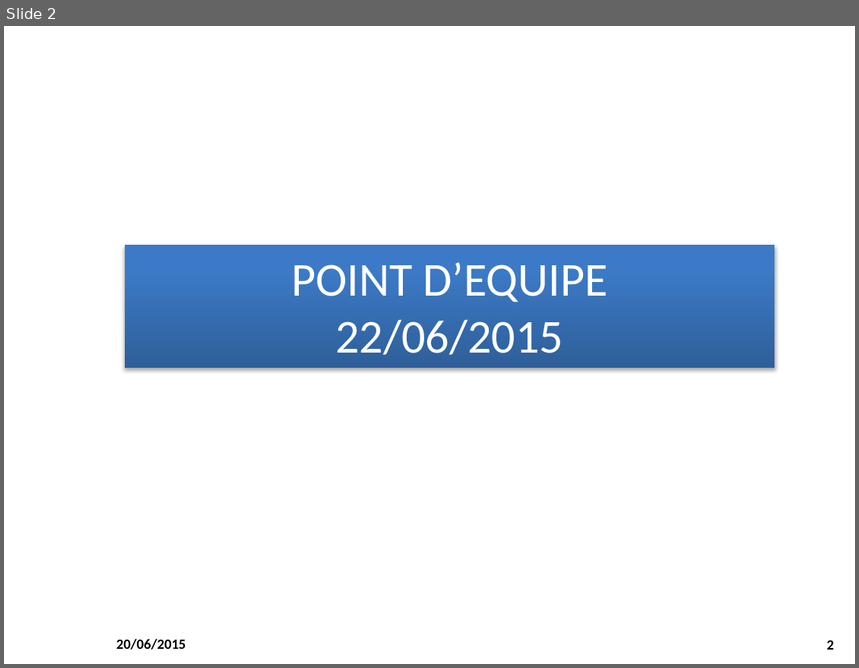
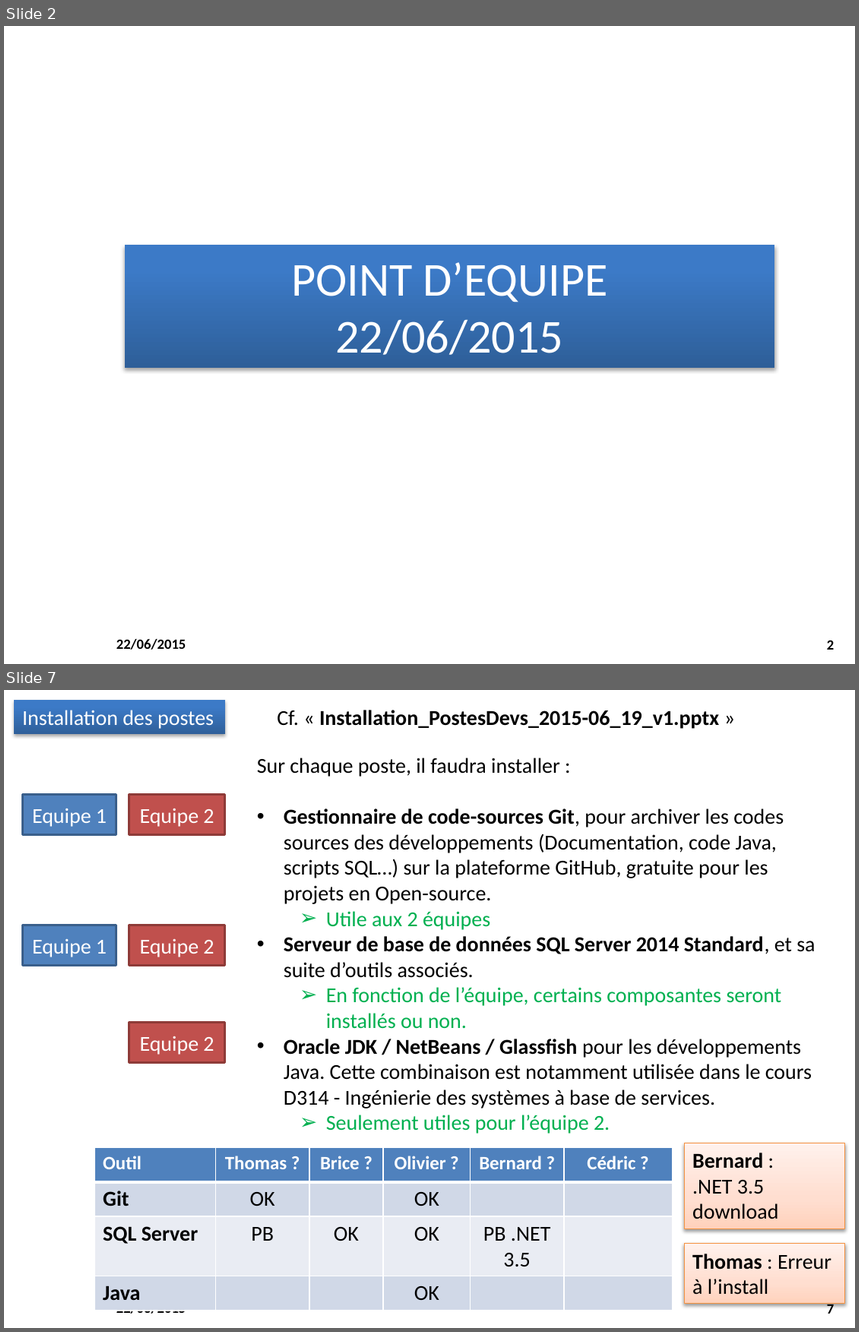
Before and after one commit to M2SIID-ODE/Projet_ODE, a slide deck: Documentation/4 - Suivi projet/Point_Equipe_2015-06_22.pptx. Shown one above the other, each under a label of ours: slide 2 before the commit, slides 2 and 7 after it; the slides between them are not shown. The pictures are 859x668 and 859x1332 pixels, drawn with LibreOffice and Linux fonts; fonts in the diff are those of the drawing; background and template pictures are left out. Boxes give left, top, right and bottom in pixels: in the first picture for what was removed or moved away, otherwise in the second. Text is boxed around its words. In the diff, an @@ line names an element or a change of style, - is before the commit and + after.

Commit message:
Point d'équipe du 22/06
Point d'équipe du 22/06

```diff
--- a/Documentation/4 - Suivi projet/Point_Equipe_2015-06_22.pptx
+++ b/Documentation/4 - Suivi projet/Point_Equipe_2015-06_22.pptx
@@ slide 7 added at box(4, 690, 855, 1328), background #FFFFFF; not listed: 2 template elements that a slide beside it also shows @@
@@ rectangle added at box(14, 700, 225, 734), fill gradient #2F5F99 to #3D7CC7 to #3A7CCB, 18 pt, text #FFFFFF @@
+Installation des postes
@@ text added at box(277, 710, 719, 729), 18 pt, text #000000, bold @@
+Cf. « Installation_PostesDevs_2015-06_19_v1.pptx »
@@ text added at box(257, 758, 815, 1134), 18 pt, text #000000 @@
+Sur chaque poste, il faudra installer :
+• Gestionnaire de code-sources Git, pour archiver les codes sources des développements (Documentation, code Java, scripts SQL…) sur la plateforme GitHub, gratuite pour les projets en Open-source.
+  ➢ Utile aux 2 équipes
+• Serveur de base de données SQL Server 2014 Standard, et sa suite d’outils associés.
+  ➢ En fonction de l’équipe, certains composantes seront installés ou non.
+• Oracle JDK / NetBeans / Glassfish pour les développements Java. Cette combinaison est notamment utilisée dans le cours D314 - Ingénierie des systèmes à base de services.
+  ➢ Seulement utiles pour l’équipe 2.
@@ rectangle added at box(23, 795, 116, 834), fill #4F81BD, outline #3A5F8C 2 pt, 18 pt, text #FFFFFF @@
+Equipe 1
@@ rectangle added at box(129, 795, 225, 834), fill #C0504D, outline #8E3B39 2 pt, 18 pt, text #FFFFFF @@
+Equipe 2
@@ rectangle added at box(23, 926, 116, 966), fill #4F81BD, outline #3A5F8C 2 pt, 18 pt, text #FFFFFF @@
+Equipe 1
@@ rectangle added at box(129, 926, 225, 966), fill #C0504D, outline #8E3B39 2 pt, 18 pt, text #FFFFFF @@
+Equipe 2
@@ rectangle added at box(129, 1023, 225, 1063), fill #C0504D, outline #8E3B39 2 pt, 18 pt, text #FFFFFF @@
+Equipe 2
@@ rectangle added at box(684, 1143, 845, 1229), fill gradient #FFD2BD to #FFDED0 to #FFF2ED, outline #F69240 0.75 pt, 18 pt, text #000000 @@
+Bernard :
+.NET 3.5 download
@@ table added at box(94, 1148, 671, 1312), 4 rows, 6 columns @@
+Outil | Thomas ? | Brice ? | Olivier ? | Bernard ? | Cédric ?
+Git | OK |  | OK |  | 
+SQL Server | PB | OK | OK | PB .NET 3.5 | 
+Java |  |  | OK |  | 
@@ rectangle added at box(684, 1244, 845, 1305), fill gradient #FFD2BD to #FFDED0 to #FFF2ED, outline #F69240 0.75 pt, 18 pt, text #000000 @@
+Thomas : Erreur à l’install
@@ slide 2 changed as well @@
@@ text at box(116, 639, 186, 650): text changed @@
-20/06/2015
+22/06/2015
```
Also in this commit, not shown: 3 other slides changed, 5 other slides added, 2 slides removed.
